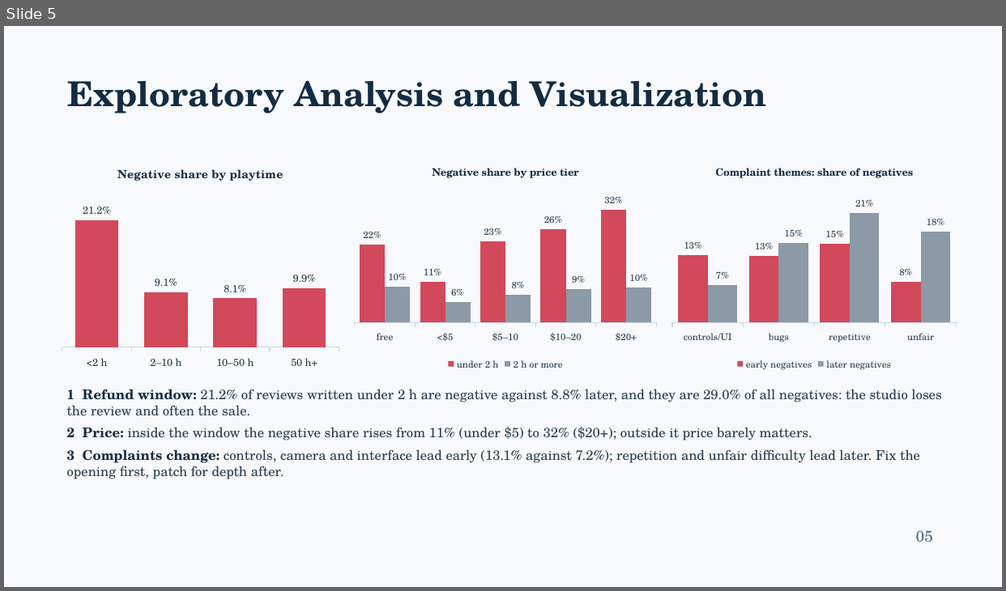
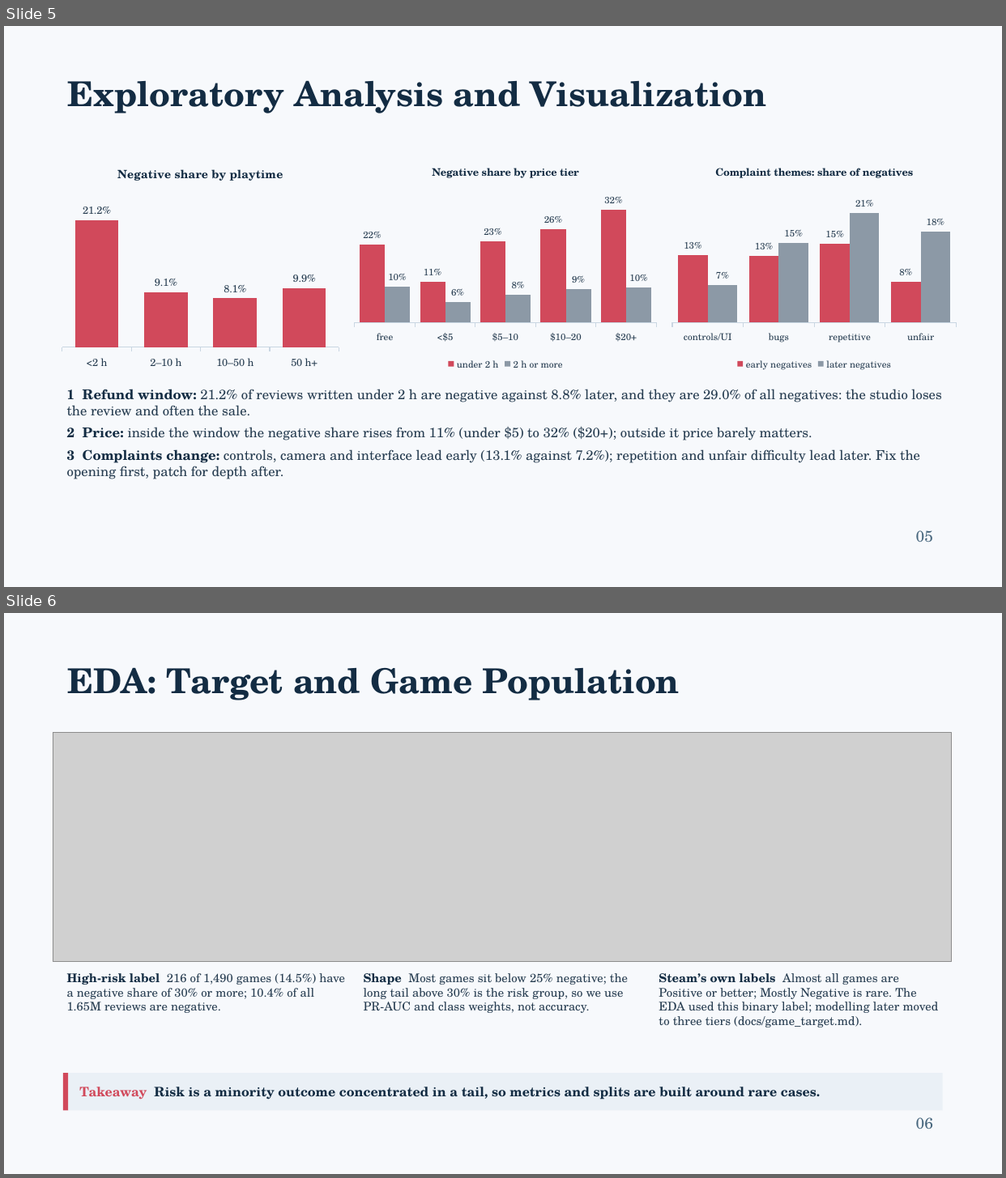
Before and after one commit to Shan713/IndieGuard, a slide deck: slides/review1.pptx. Shown one above the other, each under a label of ours: slide 5 before the commit, slides 5 and 6 after it. The pictures are 1006x591 and 1006x1178 pixels, drawn with LibreOffice and Linux fonts; fonts in the diff are those of the drawing; grey boxes stand for pictures. Boxes give left, top, right and bottom in pixels: in the first picture for what was removed or moved away, otherwise in the second. Text is boxed around its words. In the diff, an @@ line names an element or a change of style, - is before the commit and + after.

Commit message:
Slides: add four EDA slides, team details and owners, takeaway bars

```diff
--- a/slides/review1.pptx
+++ b/slides/review1.pptx
@@ slide 6 added at (4,613,1002,1174), background #F7F9FC @@
@@ text added at (67,667,680,700), 33 pt, text #132C43, bold @@
+EDA: Target and Game Population
@@ picture added at (53,733,952,962) @@
@@ text added at (67,973,345,1013), 11.5 pt, text #263C50 @@
+High-risk label 216 of 1,490 games (14.5%) have a negative share of 30% or more; 10.4% of all 1.65M reviews are negative.
@@ text added at (364,973,628,1013), 11.5 pt, text #263C50 @@
+Shape Most games sit below 25% negative; the long tail above 30% is the risk group, so we use PR-AUC and class weights, not accuracy.
@@ text added at (658,973,939,1028), 11.5 pt, text #263C50 @@
+Steam’s own labels Almost all games are Positive or better; Mostly Negative is rare. The EDA used this binary label; modelling later moved to three tiers (docs/game_target.md).
@@ rectangle added at (63,1073,68,1111), fill #D1495B @@
@@ rectangle added at (68,1073,943,1111), fill #EAF0F6, 12.5 pt, text #132C43, bold @@
+Takeaway Risk is a minority outcome concentrated in a tail, so metrics and splits are built around rare cases.
@@ text added at (916,1118,933,1130), 15 pt, text #48677E @@
+06
```
Also in this commit, not shown: 9 slides changed, 3 other slides added.
